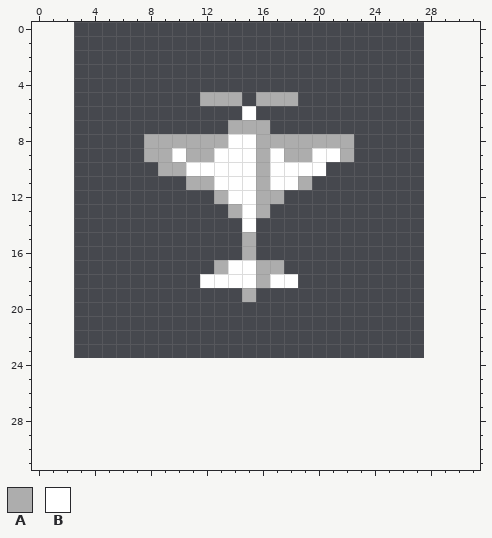
Pixel-art sprite -- src/main/resources/img/enemy4.png. Above is the file before it was changed.
The file is 25x25 pixels. Colours within 5 levels of each other are drawn and written as one. The old version is drawn lined up with the new one, on the new canvas.
Palette (. is transparent): A #adadad  B #ffffff
Pixels before, first column x 8:
 5 ....AAA.AAA....
 6 .......B.......
 7 ......AAA......
 8 AAAAAABBAAAAAAA
 9 AABAABBBABAABBA
10 .AABBBBBABBBB..
11 ...AABBBABBA...
12 .....ABBAA.....
13 ......ABA......
14 .......B.......
15 .......A.......
16 .......A.......
17 .....ABBAA.....
18 ....BBBBABB....
19 .......A.......
Now the later version:
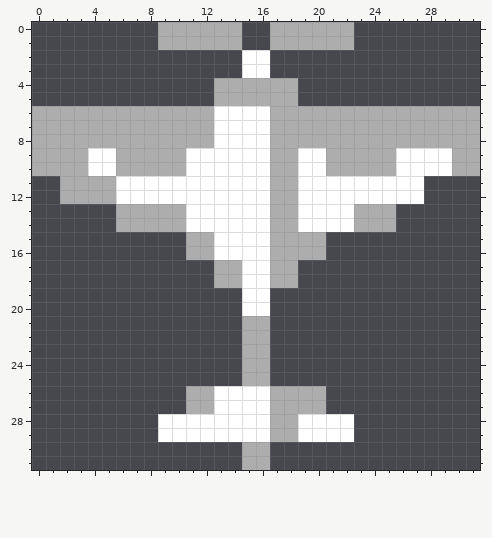
What changed:
canvas 25x25 -> 32x32, the old top-left corner now at 3,-1 (the part of the old canvas that was cut away was empty and is not shown)
y 0..1: x 9..14 ...... -> AAAAAA; x 17..22 ...... -> AAAAAA
y 2..3: x 15..16 .. -> BB
y 4: x 13..18 ...... -> AAAAAA
y 5: x 12 A -> .; x 15 . -> A
y 6: x 0..14 ............... -> AAAAAAAAAAAAABB; x 16..31 ................ -> BAAAAAAAAAAAAAAA
y 7: x 0..31 ..............AAA............... -> AAAAAAAAAAAAABBBBAAAAAAAAAAAAAAA
y 8: x 0..7 ........ -> AAAAAAAA; x 13 A -> B; x 16 A -> B; x 23..31 ......... -> AAAAAAAAA
y 9: x 0..7 ........ -> AAAABBAA; x 10..12 BAA -> ABB; x 16..17 AB -> BA; x 19 A -> B; x 21 B -> A; x 23..31 ......... -> AAABBBBAA
y 10: x 0..8 ......... -> AAAABBAAA; x 16..18 ABB -> BAA; x 21..31 ........... -> AAAAABBBBAA
y 11: x 2..12 .........AA -> AAAABBBBBBB; x 16..27 ABBA........ -> BAABBBBBBBBB
y 12: x 2..13 ...........A -> AAAABBBBBBBB; x 16 A -> B; x 18..27 .......... -> ABBBBBBBBB
y 13: x 6..14 ........A -> AAAAABBBB; x 16..25 A......... -> BAABBBBAAA
y 14: x 6..14 ......... -> AAAAABBBB; x 16..25 .......... -> BAABBBBAAA
y 15..16: x 11..20 ....A..... -> AABBBBAAAA
y 17: x 14 B -> A; x 16 A -> B; x 18 . -> A
y 18: x 12..14 BBB -> .AA; x 16..18 ABB -> BAA
y 19: x 15..16 A. -> BB
y 20: x 15..16 .. -> BB
y 21..25: x 15..16 .. -> AA
y 26..27: x 11..20 .......... -> AABBBBAAAA
y 28..29: x 9..22 .............. -> BBBBBBBBAABBBB
y 30..31: x 15..16 .. -> AA
